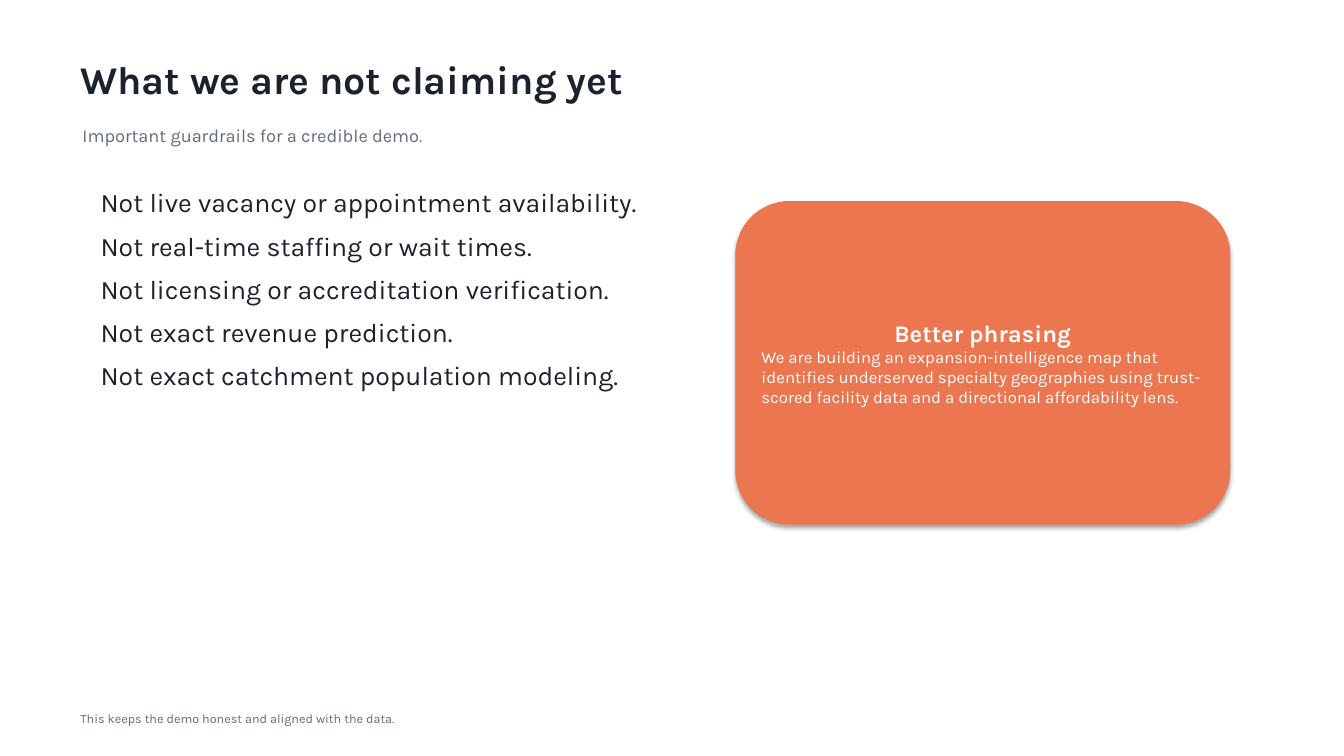
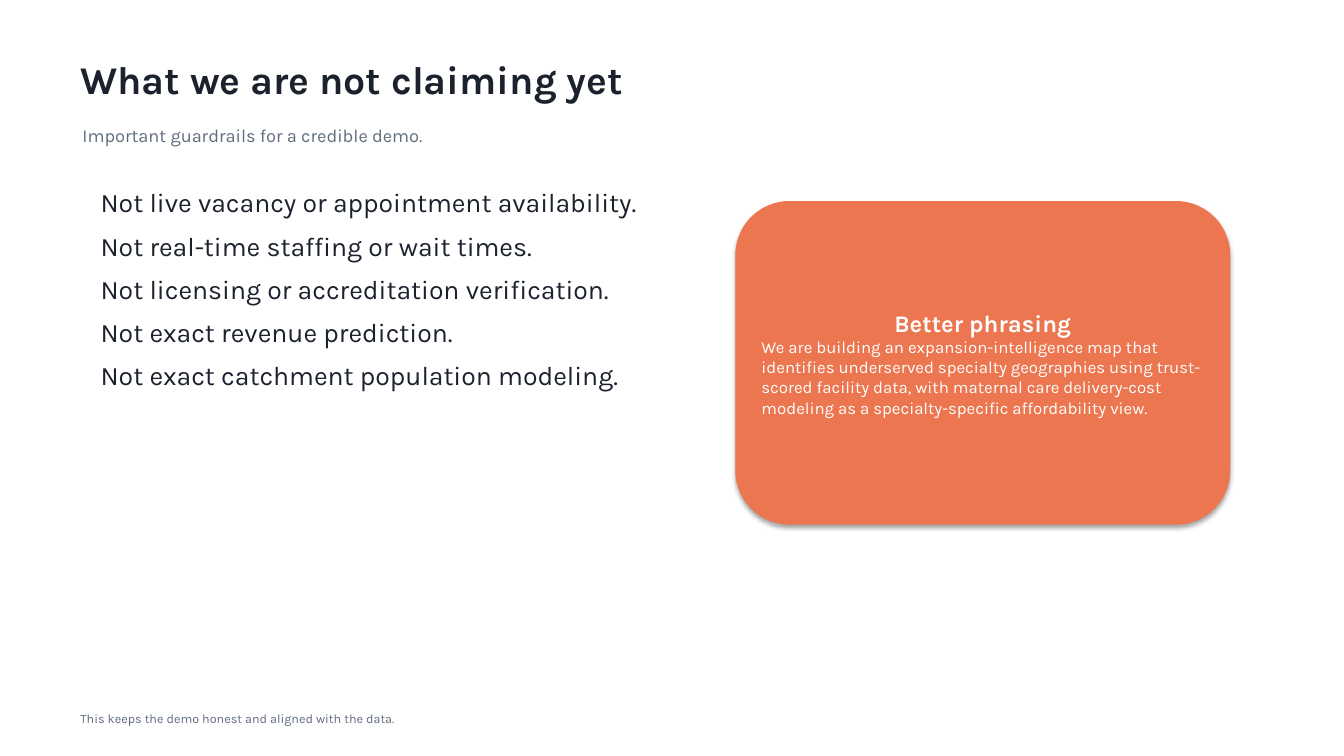
Before and after one commit to wendysun468/databricks-hackathon-ie, a slide deck: slide 7 of dhruvil-files/GeoGap-Planner-Demo.pptx (slide 6 before the commit). Drawn at 1344x756 pixels with LibreOffice and Linux fonts; fonts in the diff are those of the drawing. Boxes give left, top, right and bottom in pixels: in the first picture for what was removed or moved away, otherwise in the second. Text is boxed around its words. In the diff, an @@ line names an element or a change of style, - is before the commit and + after.

Commit message:
Add maternal care affordability angle

```diff
--- a/dhruvil-files/GeoGap-Planner-Demo.pptx
+++ b/dhruvil-files/GeoGap-Planner-Demo.pptx
@@ text in rounded rectangle at bbox=[761, 341, 1201, 418]: text changed @@
-We are building an expansion-intelligence map that identifies underserved specialty geographies using trust-scored facility data and a directional affordability lens.
+We are building an expansion-intelligence map that identifies underserved specialty geographies using trust-scored facility data, with maternal care delivery-cost modeling as a specialty-specific affordability view.
```
Also in this commit, not shown: 3 other slides changed, 1 slide added, 2 other files.
